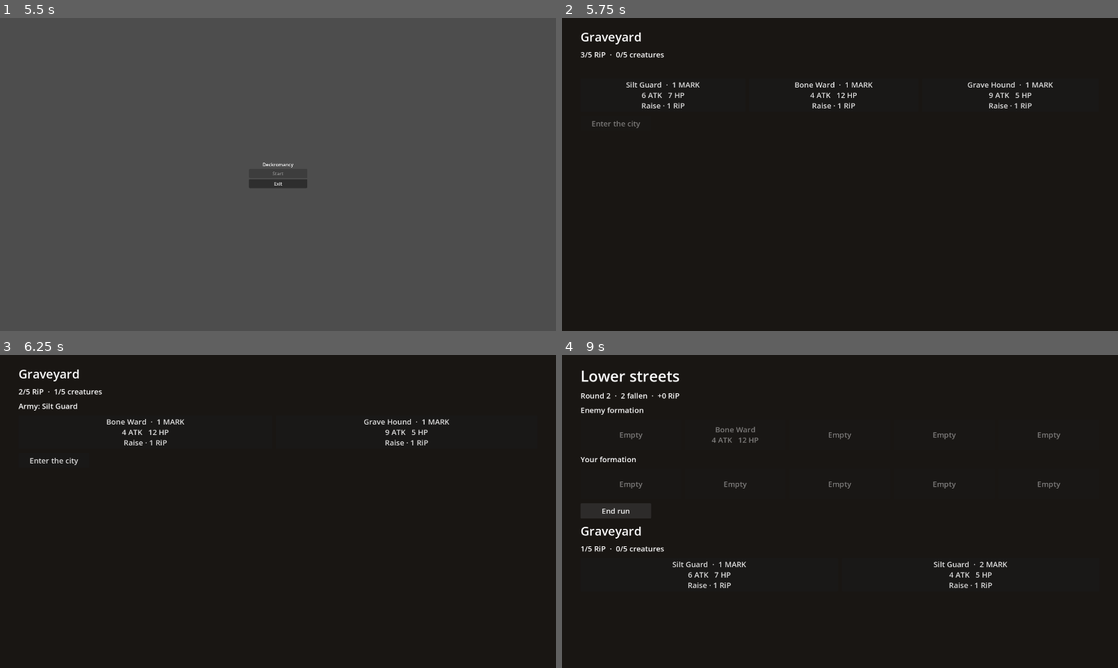
Above: before the commit, frames 1-4 (two rows, left to right).
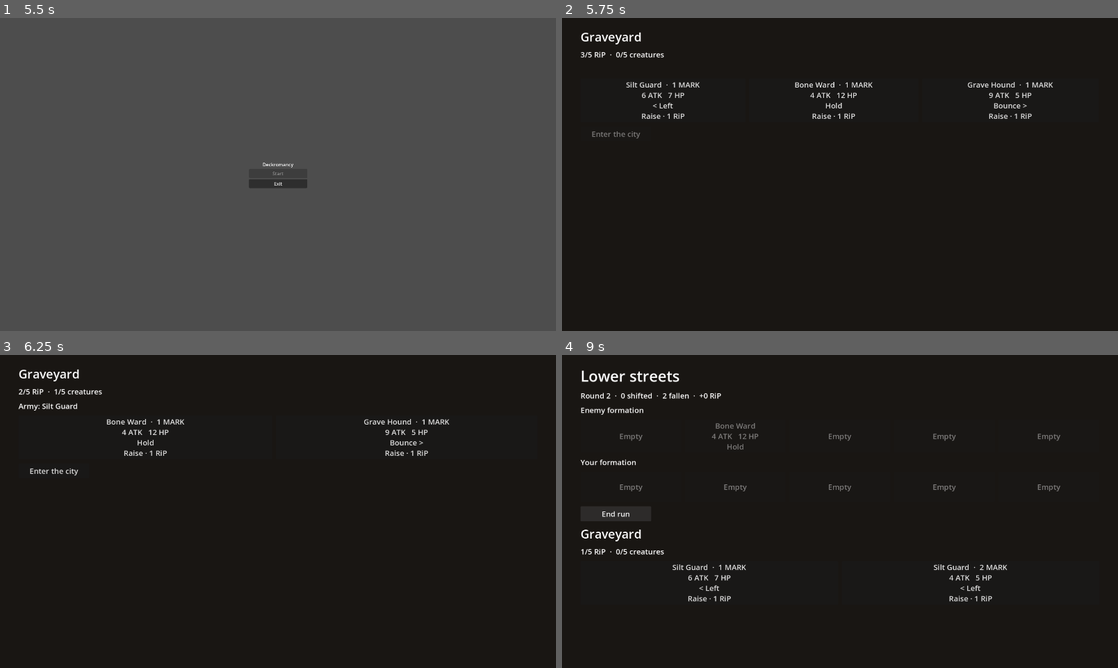
Above: after the commit, the same moments.

Repository: ekaktusz/gameoff2026-deckromancy
Game: Godot game, scene res://Intro/intro.tscn
Same seed, same stepped clock (60 frames per second), same inputs: the game is played once before the commit and once after it. Video files are missing from this copy of the repository; at most half a second of black plays in their place.
Inputs:
- Up to frame 1 (5.5 s): tap Enter at 0.5, 2, 3.5 s; tap Space at 1.25, 2.75, 4.25 s; click "Start" at 5 s
- Up to frame 2 (5.75 s): no input
- Up to frame 3 (6.25 s): click "Silt Guard · 1 MARK 6 ATK 7 H…" at 5.75 s
- Up to frame 4 (9 s): click "Enter the city" at 6.5 s; click "Enter battle" at 7.25 s; click "Resolve round" at 8 s; click "Next round" at 8.75 s

Frame 1 is identical in both runs. In frame 2, 0.6% of the frame differs, in the area x 5-85%, y 27-39%; in frame 3, 0.5%; in frame 4, 2.3%, in the area x 3-90%, y 12-79%.

Commit message:
Add per-unit shift mechanic
- Units have a Shift pattern (Hold/Left/Right/Bounce) and move one slot
  per round from round 2; Left/Right stop at edges, Bounce turns around
- Neighbours heading toward each other swap places
- Cards show the pattern; round summary shows how many units shifted
- Silt Guard shifts left, Grave Hound bounces

Co-Authored-By: Claude Opus 5.5 <noreply@anthropic.com>

Diff:
--- a/Gameplay/Units/grave_hound.tres
+++ b/Gameplay/Units/grave_hound.tres
@@ -7,3 +7,4 @@
 title = "Grave Hound"
 attack = 9
 hp = 5
+shift = 3
--- a/Gameplay/Units/silt_guard.tres
+++ b/Gameplay/Units/silt_guard.tres
@@ -7,3 +7,4 @@
 title = "Silt Guard"
 attack = 6
 hp = 7
+shift = 1
--- a/Gameplay/battle_state.gd
+++ b/Gameplay/battle_state.gd
@@ -11,6 +11,8 @@
 var round_number: int = 0
 # Empty enemy slots that already paid out RiP this battle.
 var rewarded_columns: Array[int] = []
+## Units on both rows that changed column in the latest round.
+var last_shift_count: int = 0
 
 
 func _init(deck_run: DeckRun, battle_encounter: EncounterDefinition) -> void:
@@ -41,6 +43,10 @@
 		return
 
 	round_number += 1
+	# The player's arrangement fights as set in round 1; units shift from round 2 on.
+	last_shift_count = 0
+	if round_number > 1:
+		last_shift_count = _shift_row(allies) + _shift_row(enemies)
 	_align_unopposed_formations()
 	for column in COLUMN_COUNT:
 		var ally := allies[column]
@@ -85,6 +91,57 @@
 	return true
 
 
+## Moves every unit one slot in its shift direction. Bounce units facing the
+## edge turn around first. Two neighbours heading toward each other swap places.
+## Everyone else resolves left movers from the left and right movers from the
+## right, so a line heading the same way moves together, and only enters an
+## empty slot; otherwise it stays put.
+func _shift_row(row: Array[UnitState]) -> int:
+	_turn_bounce_units_at_edges(row)
+	var handled: Array[UnitState] = []
+	var moves := 0
+
+	for column in COLUMN_COUNT - 1:
+		var left := row[column]
+		var right := row[column + 1]
+		if left == null or right == null or handled.has(left):
+			continue
+		if left.shift_direction == 1 and right.shift_direction == -1:
+			row[column] = right
+			row[column + 1] = left
+			handled.append(left)
+			handled.append(right)
+			moves += 2
+
+	for direction: int in [-1, 1]:
+		var columns: Array = range(COLUMN_COUNT)
+		if direction == 1:
+			columns.reverse()
+		for column: int in columns:
+			var unit := row[column]
+			if unit == null or unit.shift_direction != direction or handled.has(unit):
+				continue
+			handled.append(unit)
+			var target := column + direction
+			if target >= 0 and target < COLUMN_COUNT and row[target] == null:
+				row[target] = unit
+				row[column] = null
+				moves += 1
+	return moves
+
+
+func _turn_bounce_units_at_edges(row: Array[UnitState]) -> void:
+	for column: int in [0, COLUMN_COUNT - 1]:
+		var unit := row[column]
+		if unit == null or unit.definition.shift != UnitDefinition.Shift.BOUNCE:
+			continue
+		var target: int = column + unit.shift_direction
+		if target < 0 or target >= COLUMN_COUNT:
+			unit.shift_direction = -unit.shift_direction
+
+
+## Fallback when no column has units on both sides after shifting, so two
+## formations that never meet cannot stall the fight.
 func _align_unopposed_formations() -> void:
 	var first_ally := -1
 	var first_enemy := -1
@@ -96,6 +153,5 @@
 		if first_enemy == -1 and enemies[column] != null:
 			first_enemy = column
 
-	# Temporary shift rule so separated formations can still finish the fight.
 	allies[first_enemy] = allies[first_ally]
 	allies[first_ally] = null
--- a/Gameplay/unit_definition.gd
+++ b/Gameplay/unit_definition.gd
@@ -1,6 +1,20 @@
 class_name UnitDefinition
 extends Resource
+
+## How the unit moves along its row at the start of every round after the first.
+enum Shift { HOLD, LEFT, RIGHT, BOUNCE }
 
 @export var title: String
 @export_range(1, 99, 1, "or_greater") var attack: int = 1
 @export_range(1, 99, 1, "or_greater") var hp: int = 1
+@export var shift: Shift = Shift.HOLD
+
+
+func starting_shift_direction() -> int:
+	match shift:
+		Shift.LEFT:
+			return -1
+		Shift.RIGHT, Shift.BOUNCE:
+			return 1
+		_:
+			return 0
--- a/Gameplay/unit_state.gd
+++ b/Gameplay/unit_state.gd
@@ -5,12 +5,15 @@
 var attack: int
 var hp: int
 var revivals: int = 0
+## -1 moves left, 1 moves right, 0 holds. Bounce units flip it at the row's edge.
+var shift_direction: int = 0
 
 
 func _init(unit_definition: UnitDefinition) -> void:
 	definition = unit_definition
 	attack = definition.attack
 	hp = definition.hp
+	shift_direction = definition.starting_shift_direction()
 
 
 func title(after_revival: bool = false) -> String:
@@ -36,3 +39,16 @@
 	attack = stats.x
 	hp = stats.y
 	revivals += 1
+	shift_direction = definition.starting_shift_direction()
+
+
+func shift_label(direction: int) -> String:
+	match definition.shift:
+		UnitDefinition.Shift.LEFT:
+			return "< Left"
+		UnitDefinition.Shift.RIGHT:
+			return "Right >"
+		UnitDefinition.Shift.BOUNCE:
+			return "< Bounce" if direction < 0 else "Bounce >"
+		_:
+			return "Hold"
--- a/Scenes/BattleGround/battle_view.gd
+++ b/Scenes/BattleGround/battle_view.gd
@@ -91,8 +91,9 @@
 	var previous_rp := _battle.run.rp
 	var previous_dead := _battle.graveyard.size()
 	_battle.resolve_round()
-	_status.text = "Round %d  ·  %d fallen  ·  %+d RiP" % [
+	_status.text = "Round %d  ·  %d shifted  ·  %d fallen  ·  %+d RiP" % [
 		_battle.round_number,
+		_battle.last_shift_count,
 		_battle.graveyard.size() - previous_dead,
 		_battle.run.rp - previous_rp,
 	]
--- a/Scenes/Card/card_view.gd
+++ b/Scenes/Card/card_view.gd
@@ -16,6 +16,14 @@
 	if marks > 0:
 		name_and_marks += "  ·  %d MARK" % marks
 
-	text = "%s\n%d ATK   %d HP" % [name_and_marks, stats.x, stats.y]
+	var direction := unit.shift_direction
+	if for_revival:
+		direction = unit.definition.starting_shift_direction()
+	text = "%s\n%d ATK   %d HP\n%s" % [
+		name_and_marks,
+		stats.x,
+		stats.y,
+		unit.shift_label(direction),
+	]
 	if for_revival:
 		text += "\nRaise · 1 RiP"
